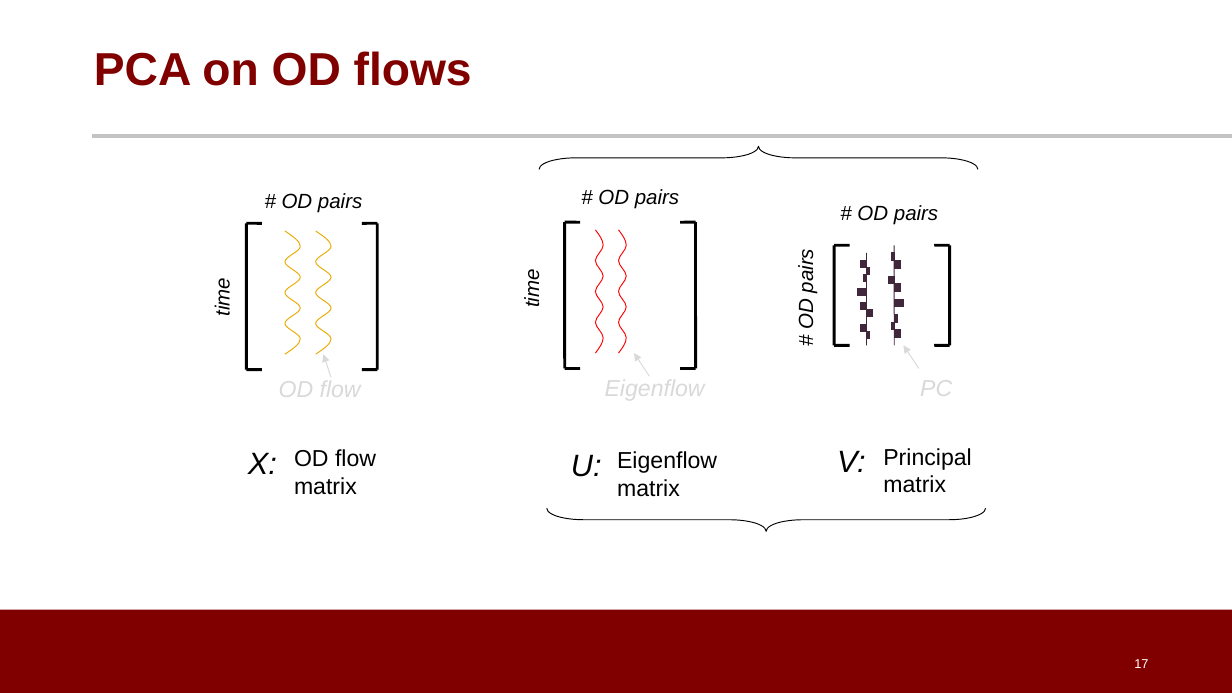
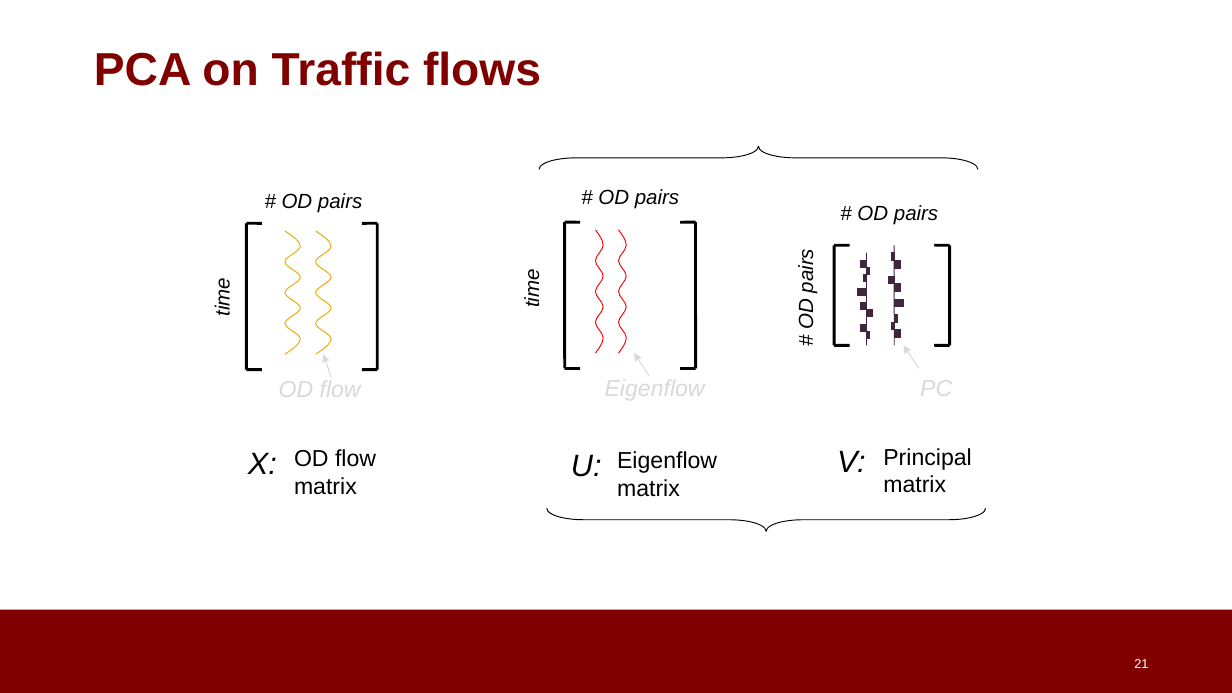
Before and after one commit to noise-lab/ML-Cybersecurity, a slide deck: slide 21 of module-3/ppt/3.4-Unsupervised Learning.pptx (slide 17 before the commit). Drawn at 1232x693 pixels with LibreOffice and Linux fonts; fonts in the diff are those of the drawing; background and template pictures are left out. Boxes give left, top, right and bottom in pixels: in the first picture for what was removed or moved away, otherwise in the second. Text is boxed around its words. In the diff, an @@ line names an element or a change of style, - is before the commit and + after.

```diff
--- a/module-3/ppt/3.4-Unsupervised Learning.pptx
+++ b/module-3/ppt/3.4-Unsupervised Learning.pptx
@@ title at bbox=[94, 51, 541, 86]: text changed @@
-PCA on OD flows
+PCA on Traffic flows
@@ line removed from (92, 136) to (1232, 136) @@
@@ page number at bbox=[1134, 659, 1148, 668]: text changed @@
-17
+21
```
Also in this commit, not shown: 12 other slides changed, 6 slides added, 2 slides removed, 1 other file.
